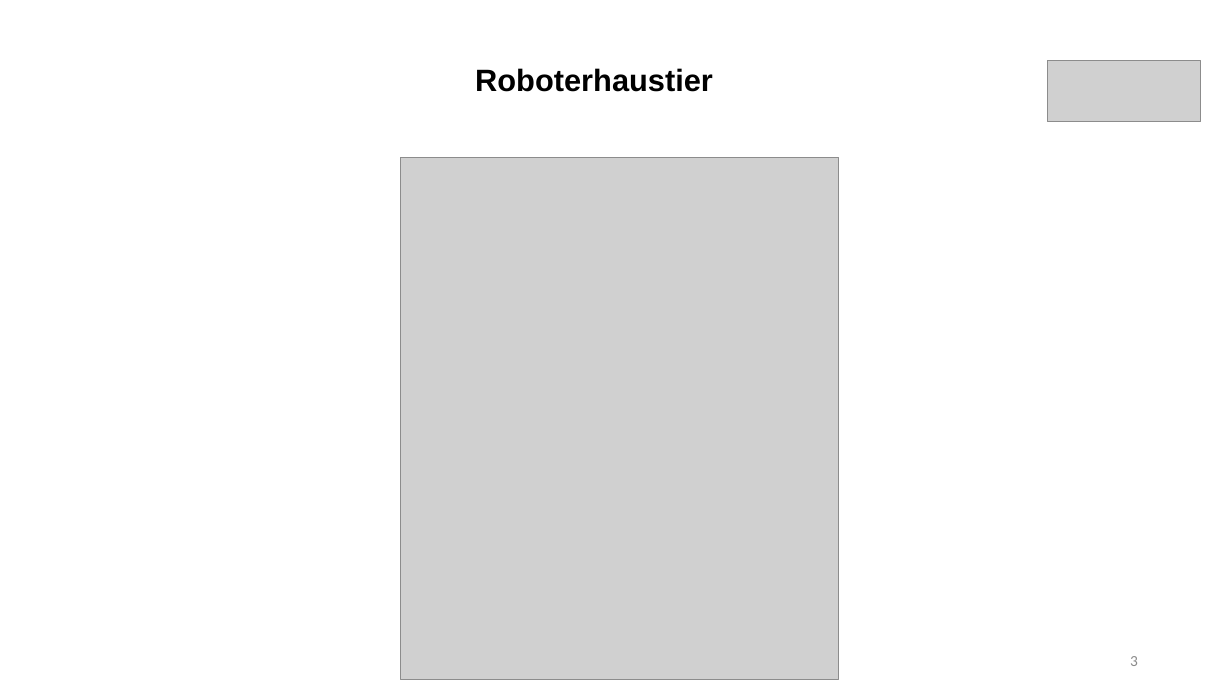
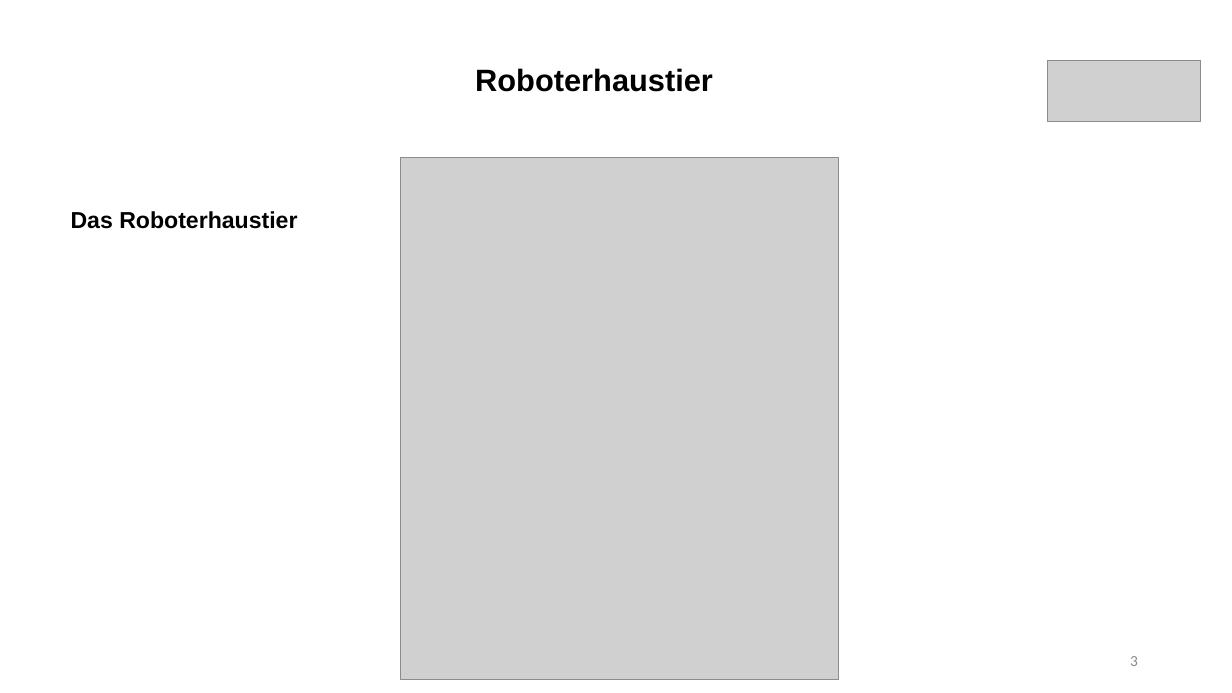
Before and after one commit to frankyhub/Egone, a slide deck: slide 3 of pdf/Roboterhaustier.pptx. Drawn at 1232x693 pixels with LibreOffice and Linux fonts; fonts in the diff are those of the drawing; grey boxes stand for pictures. Boxes give left, top, right and bottom in pixels: in the first picture for what was removed or moved away, otherwise in the second. Text is boxed around its words. In the diff, an @@ line names an element or a change of style, - is before the commit and + after.

```diff
--- a/pdf/Roboterhaustier.pptx
+++ b/pdf/Roboterhaustier.pptx
@@ text added at (x1=71, y1=211, x2=297, y2=229), 18 pt, text #000000, bold @@
+Das Roboterhaustier
```
Also in this commit, not shown: 9 other slides changed, 1 other file.
